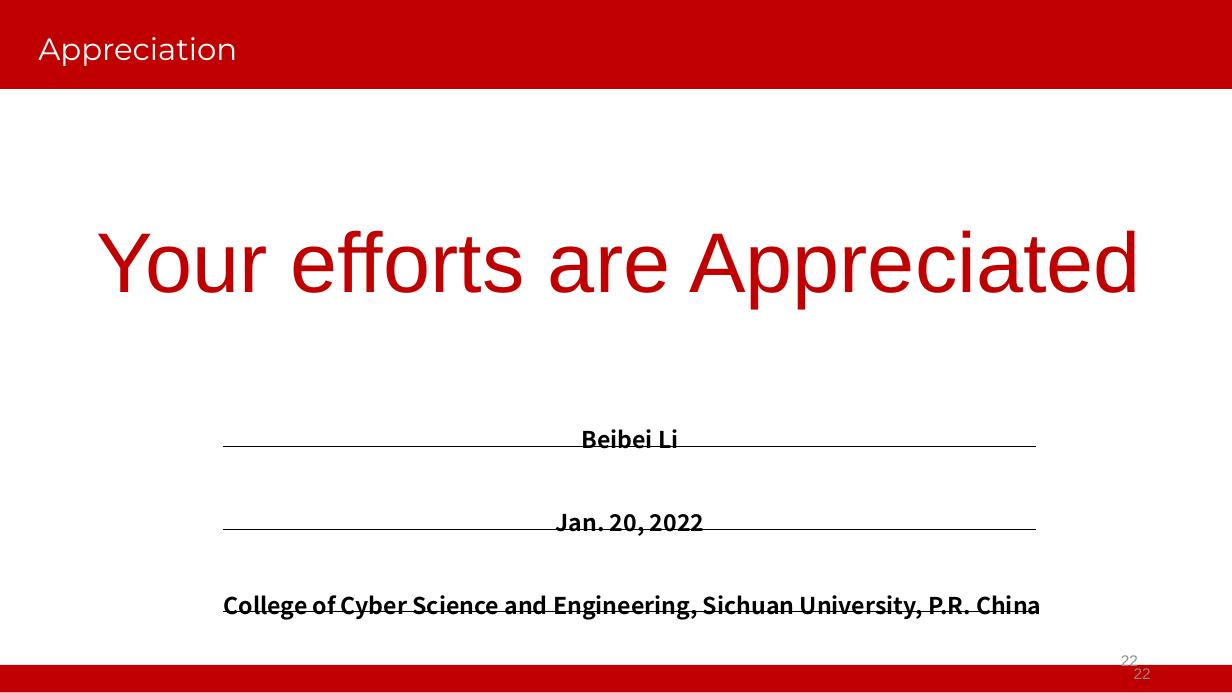
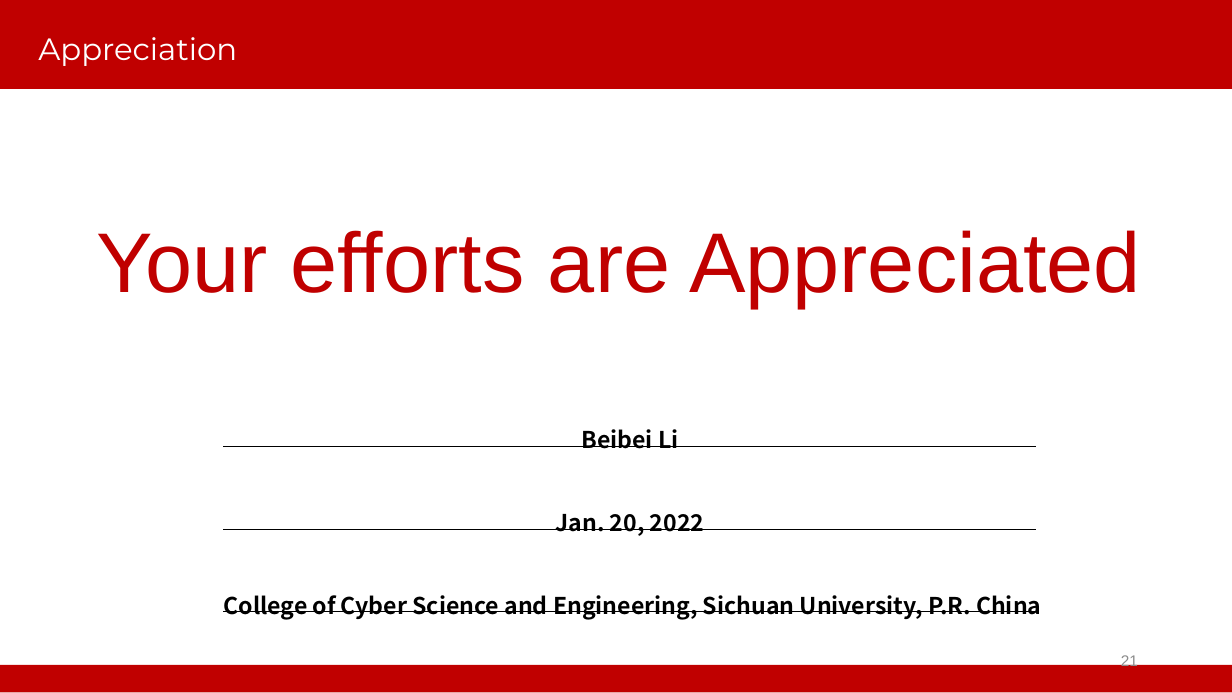
Before and after one commit to WhileBug/FLPhish, a slide deck: slide 21 of PPT/SecFL-Beibei Li.pptx (slide 22 before the commit). Drawn at 1232x693 pixels with LibreOffice and Linux fonts; fonts in the diff are those of the drawing; background and template pictures are left out. Boxes give left, top, right and bottom in pixels: in the first picture for what was removed or moved away, otherwise in the second. Text is boxed around its words. In the diff, an @@ line names an element or a change of style, - is before the commit and + after.

```diff
--- a/PPT/SecFL-Beibei Li.pptx
+++ b/PPT/SecFL-Beibei Li.pptx
@@ page number at [1121,654,1138,670]: text changed @@
-22
+21
@@ page number removed at [1134,668,1151,679] @@
-22
```
Also in this commit, not shown: 6 other slides changed, 1 slide added, 2 slides removed, 32 other files.
